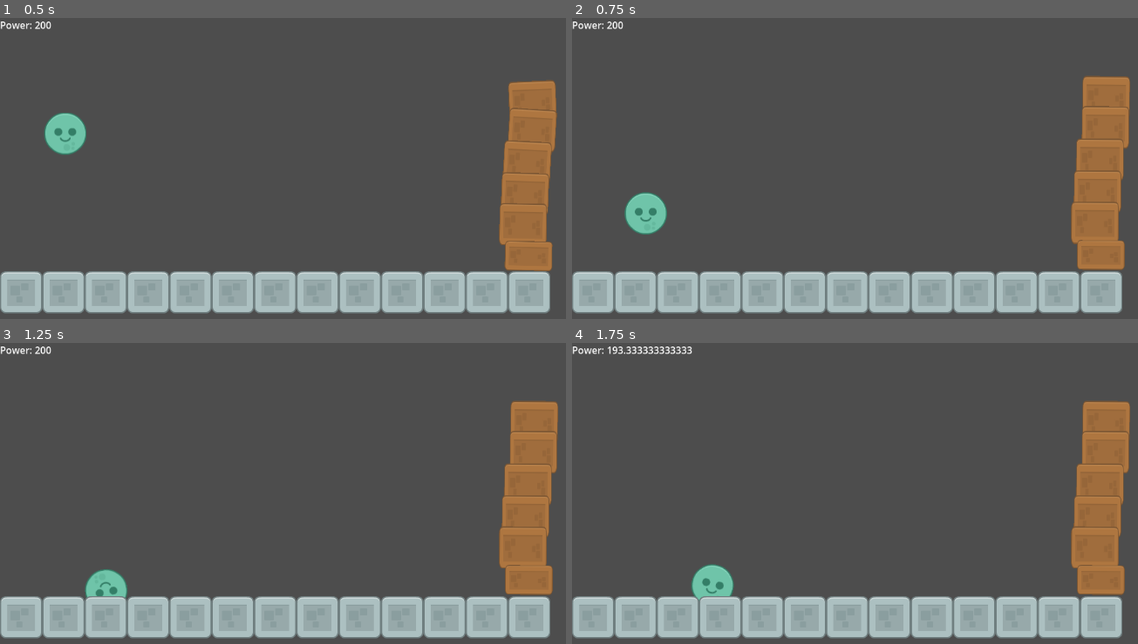
Above: before the commit, frames 1-4 (two rows, left to right).
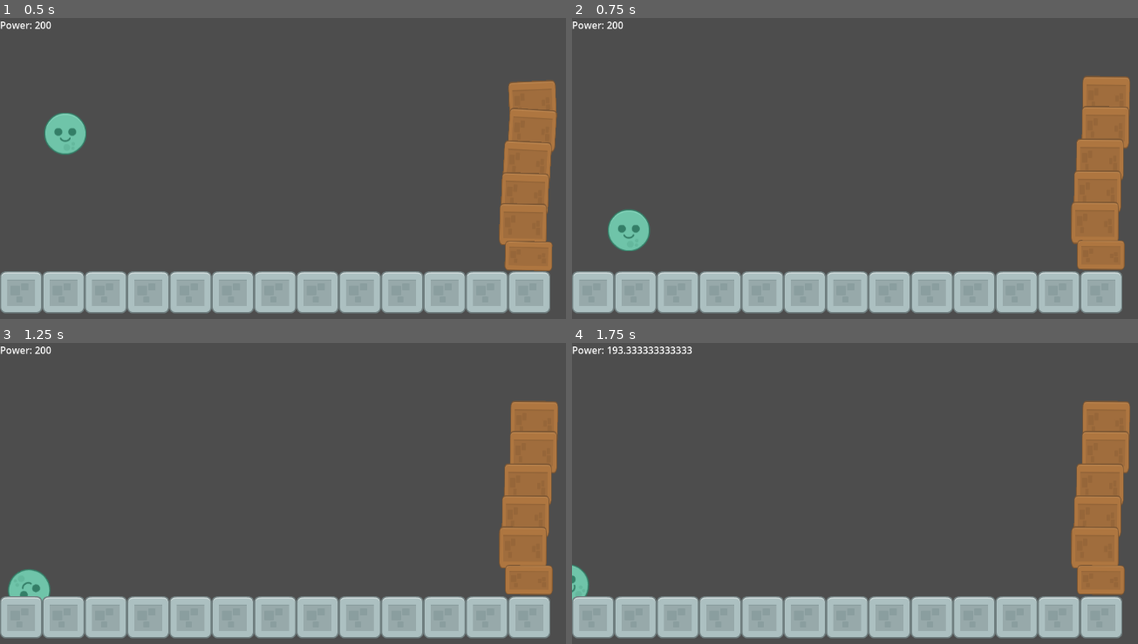
Above: after the commit, the same moments.

Repository: bsu-cs315/E1.1-Hicks
Game: Godot game, scene res://world.tscn
The game is run twice, just before and just after one commit, with the same random seed, the same clock (stepped at 60 frames per second) and the same inputs.
Inputs:
- Up to frame 1 (0.5 s): no input
- Up to frame 2 (0.75 s): hold D (move_right) from 0.53 s (still down); tap Space (launch) at 0.6 s
- Up to frame 3 (1.25 s): keep holding D (move_right)
- Up to frame 4 (1.75 s): release D (move_right) at 1.28 s; hold S (move_down) from 1.28 s (still down); tap Down (decrease_power) at 1.35 s; tap Space (launch) at 1.55 s

Frame 1 is identical in both runs. In frame 2, 1.2% of the frame differs, in the area x 6-17%, y 57-78%; in frame 3, 1.1%; in frame 4, 0.9%.

Commit message:
Direction Issues have been partially fixed.

Diff:
--- a/ball.gd
+++ b/ball.gd
@@ -11,5 +11,7 @@
 
 
 	if Input.is_action_just_pressed("launch"):
-		var impulse=Vector2(1,0)*power
+		var x_cor=Input.get_action_strength("move_left") - Input.get_action_strength("move_right")
+		var y_cor=Input.get_action_strength("move_up") - Input.get_action_strength("move_down")
+		var impulse=Vector2(x_cor,y_cor)*power
 		apply_impulse(impulse.rotated(-TAU/8))
